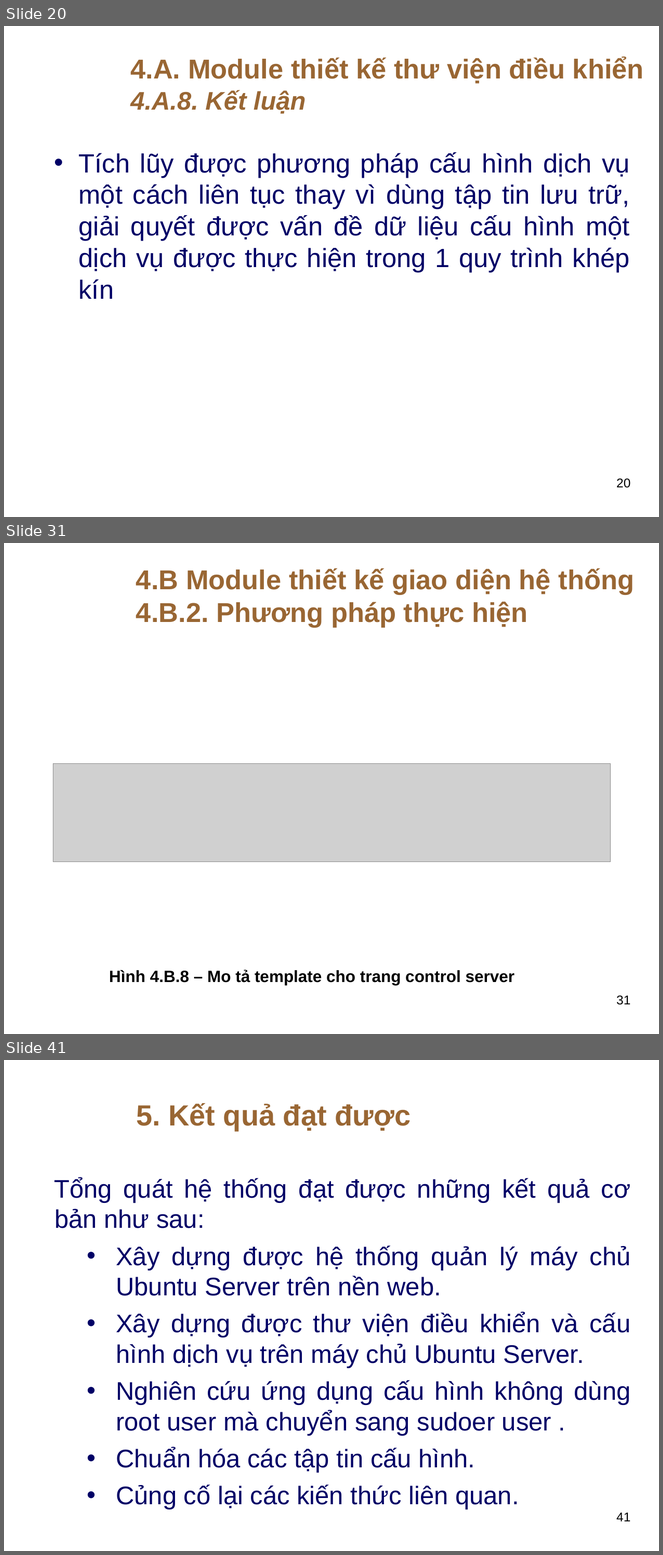
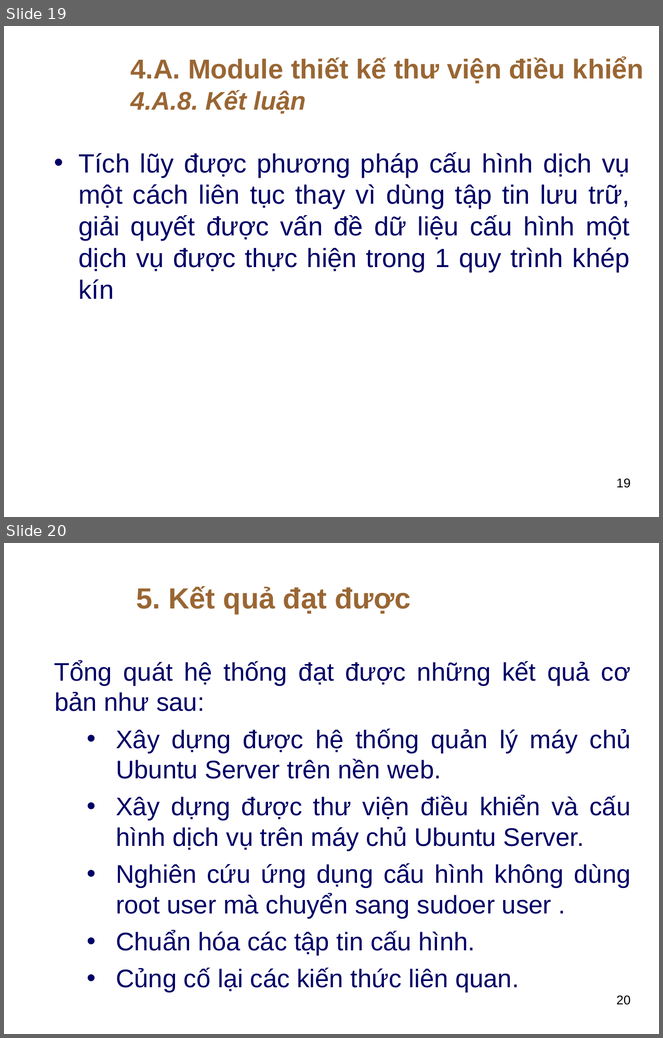
Before and after one commit to thuhuynh4393/testfrontend, a slide deck: Thu HUynh - SLide bao cao.ppt. Shown one above the other, each under a label of ours: slides 20, 31 and 41 before the commit, slides 19 and 20 after it; the slides between them are not shown. The pictures are 663x1555 and 663x1038 pixels, drawn with LibreOffice and Linux fonts; fonts in the diff are those of the drawing; grey boxes stand for pictures; background and template pictures are left out. Boxes give left, top, right and bottom in pixels: in the first picture for what was removed or moved away, otherwise in the second. Text is boxed around its words. In the diff, an @@ line names an element or a change of style, - is before the commit and + after.

```diff
--- a/Thu HUynh - SLide bao cao.ppt
+++ b/Thu HUynh - SLide bao cao.ppt
@@ slide 31 removed at (4,543,659,1034), background picture (left out) @@
@@ text removed at (136,568,635,628) @@
-4.B Module thiết kế giao diện hệ thống
-4.B.2. Phương pháp thực hiện
@@ picture removed at (53,764,611,862) @@
@@ text removed at (109,970,515,986) @@
-Hình 4.B.8 – Mo tả template cho trang control server
@@ page number removed at (617,996,631,1005) @@
-31
@@ what was slide 20 is now slide 19 @@
@@ page number at (617,479,631,488): text changed @@
-20
+19
@@ what was slide 41 is now slide 20 @@
@@ page number at (617,996,631,1005): text changed @@
-41
+20
```
Also in this commit, not shown: 4 slides changed, 2 slides added, 22 other slides removed.
